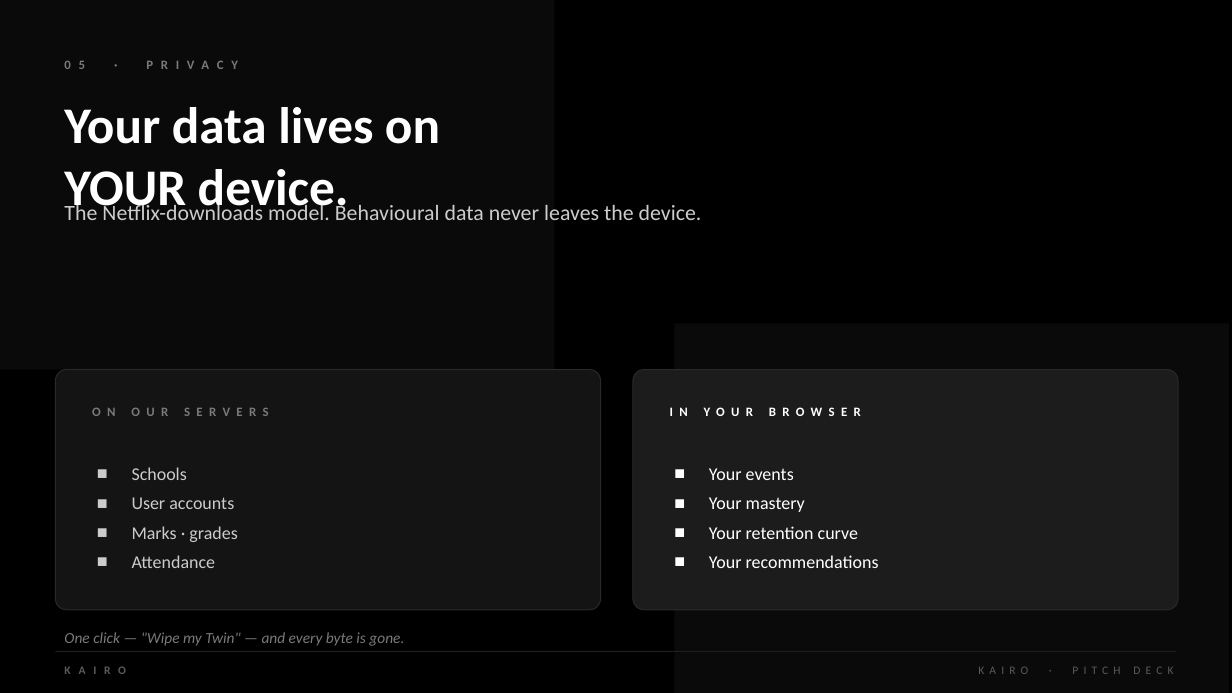
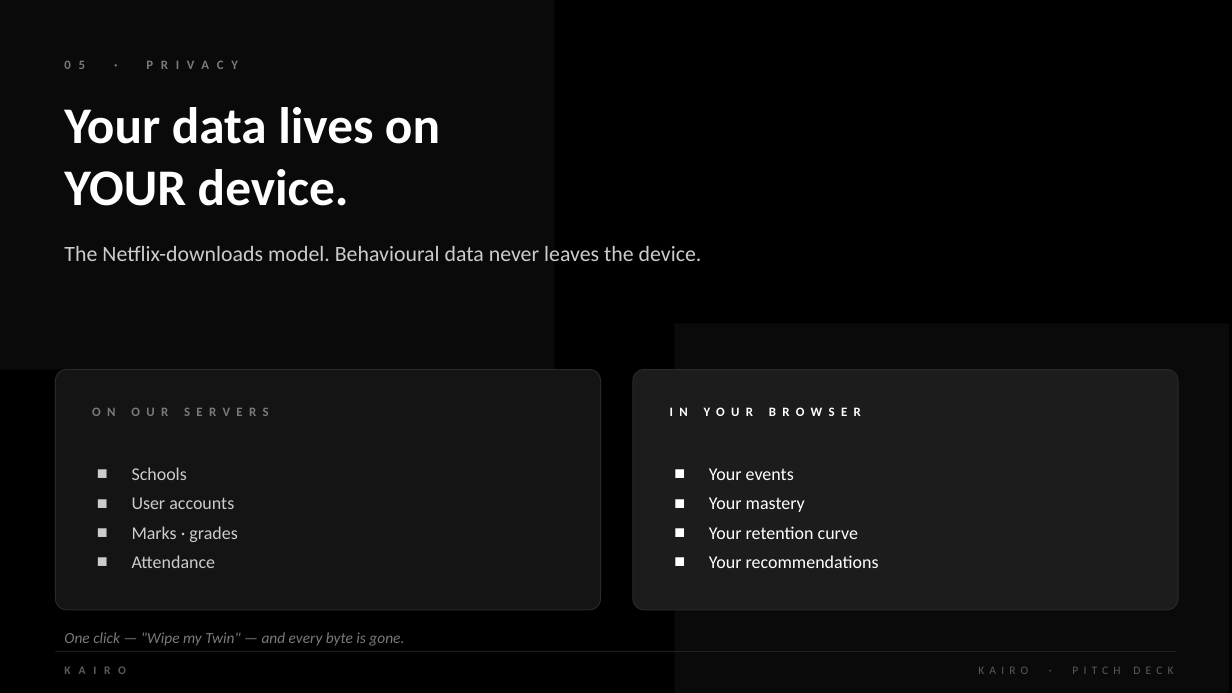
Before and after one commit to Dynamox-DEV677/kairo, a slide deck: slide 6 of Kairo_Pitch_Deck.pptx. Drawn at 1232x693 pixels with LibreOffice and Linux fonts; fonts in the diff are those of the drawing. Boxes give left, top, right and bottom in pixels: in the first picture for what was removed or moved away, otherwise in the second. Text is boxed around its words. In the diff, an @@ line names an element or a change of style, - is before the commit and + after.

```diff
--- a/Kairo_Pitch_Deck.pptx
+++ b/Kairo_Pitch_Deck.pptx
@@ text "The Netflix-downloads model. Behavioural data ...": place and size @@
-text "The Netflix-downloads model. Behavioural data ..." at (64,202,702,220)
+text "The Netflix-downloads model. Behavioural data ..." at (64,246,702,261)
```
Also in this commit, not shown: 1 other slide changed, 12 other files.
